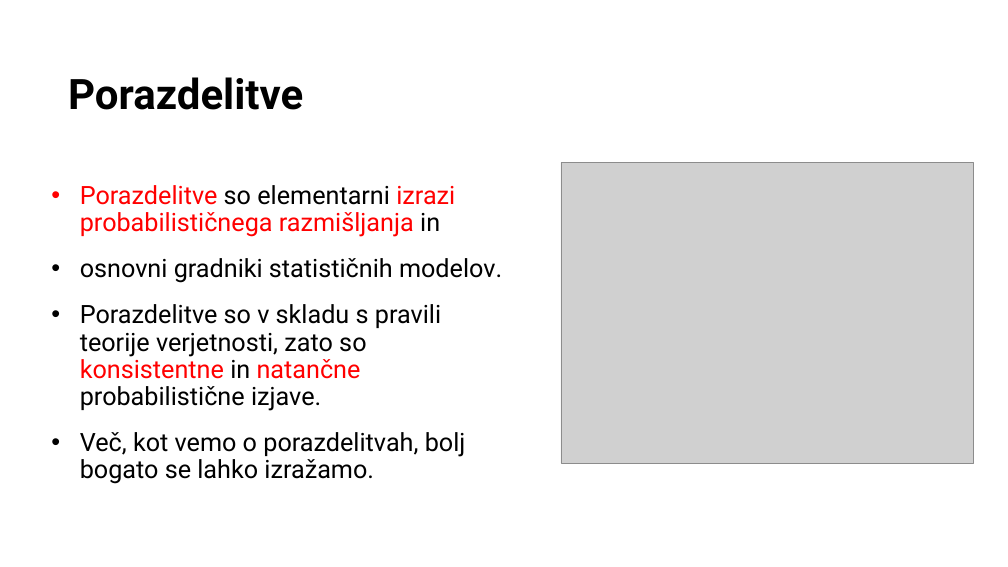
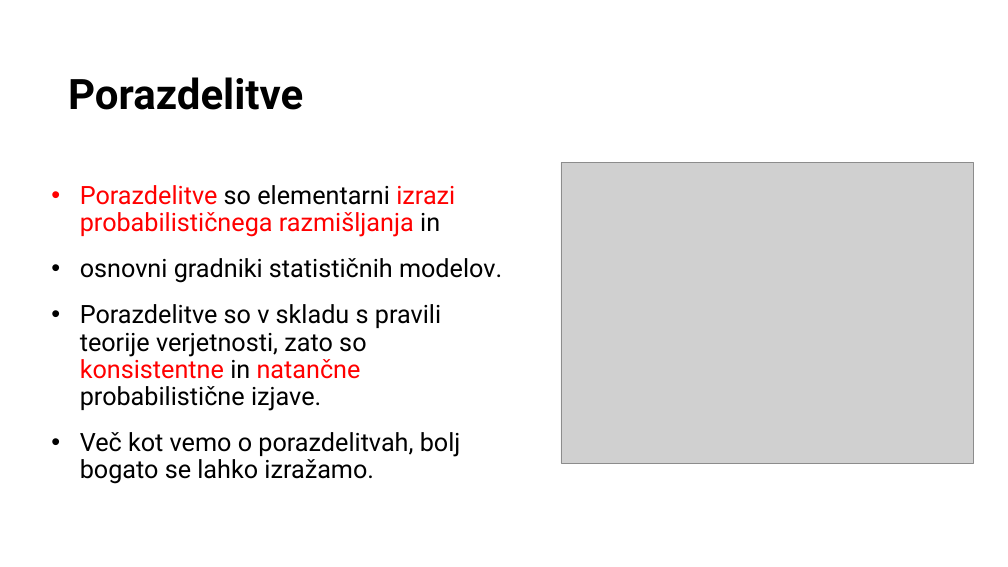
Before and after one commit to bstatcomp/Stan-Intro-Workshop, a slide deck: slide 11 of slides/prezentacija.pptx. Drawn at 1008x567 pixels with LibreOffice and Linux fonts; fonts in the diff are those of the drawing; grey boxes stand for pictures. Boxes give left, top, right and bottom in pixels: in the first picture for what was removed or moved away, otherwise in the second. Text is boxed around its words. In the diff, an @@ line names an element or a change of style, - is before the commit and + after.

```diff
--- a/slides/prezentacija.pptx
+++ b/slides/prezentacija.pptx
@@ text at <box>80,432,461,484</box>: text changed @@
-• Več, kot vemo o porazdelitvah, bolj bogato se lahko izražamo.
+• Več kot vemo o porazdelitvah, bolj bogato se lahko izražamo.
```
Also in this commit, not shown: 12 other slides changed, 16 other files.
